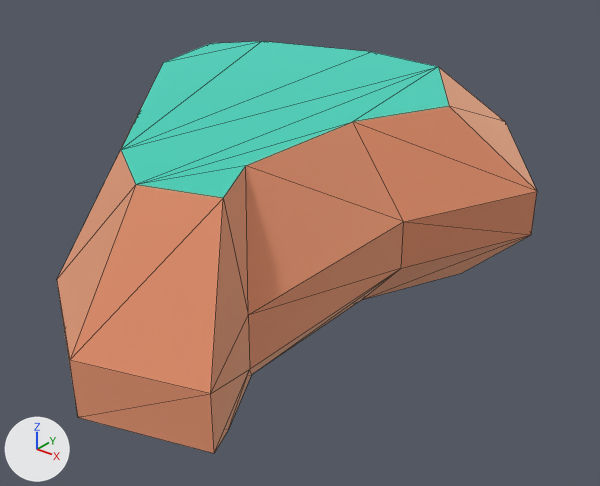
A saved change to the glTF model models/three-class/boulder.glb.
Before and after are seen from a 50 mm camera at (0.817, -0.895, 0.546) aimed at (0.091, 0.013, -0.017). Arrows for +X, +Y and +Z are at lower left; the lights stay in place. The older version comes first. Mesh edges are drawn as thin lines. Where no turn or scale is listed for an object, it has been applied to the vertices.

Names of what the first picture shows: 'rock_largeA'.
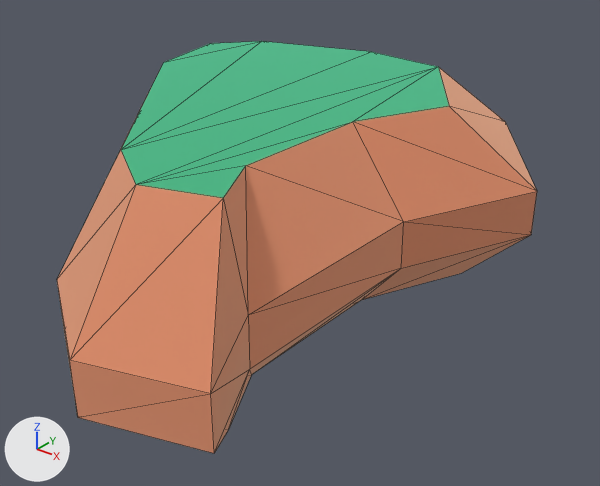
Where the change shows, as pixel boxes [x1, y1, x2, y2] in the pictures (600 x 486 px):
'rock_largeA', recoloured (cyan to green): [119, 41, 451, 200] in both

The edits, one by one:
Material 'grass' (mat_grass) changes colour from cyan #73eddd to green #70dcb0; in linear values from (0.173, 0.847, 0.722) to (0.163, 0.713, 0.436).
Object 'tmpParent' (ob_tmpparent) is deleted.
